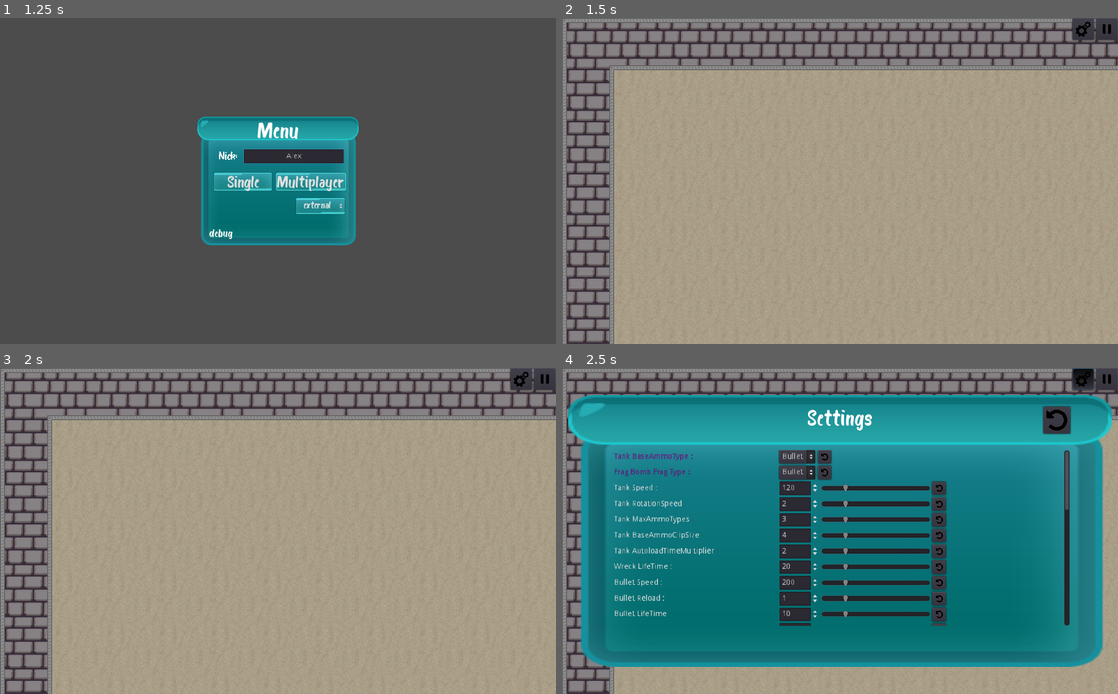
Above: before the commit, frames 1-4 (two rows, left to right).
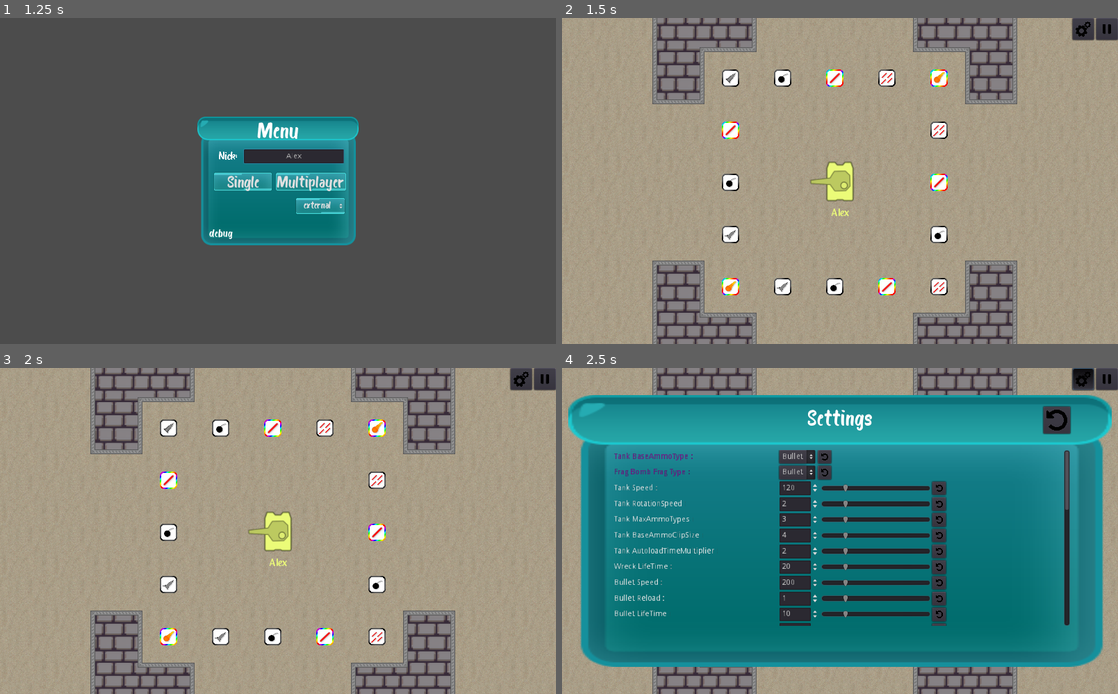
Above: after the commit, the same moments.

Repository: mm-102/godot_tanks
Game: Godot game, scene res://GameModeMaster.tscn
Two runs of this game, one before a commit and one after it. Both use one fixed random seed, a clock stepped at 60 frames per second and the inputs below. Sound files missing from this copy of the repository are replaced by a short silence.
Inputs (mouse positions are in pixels of both pictures, inside the frame that each line leads up to):
- Up to frame 1 (1.25 s): click (294, 154) at 0.52 s; type "Alex" at 0.6 s
- Up to frame 2 (1.5 s): click "Single" at 1.25 s
- Up to frame 3 (2 s): no input
- Up to frame 4 (2.5 s): click (1084, 377) at 2 s

Frame 1 is identical in both runs. In frame 2, 32% of the frame differs, in the area x 0-100%, y 0-100%; in frame 3, 32%; in frame 4, 13%.

Commit message:
Fix to proper rotation of wall checker 🐛

Diff:
--- a/Player/Tank/Tank2.tscn
+++ b/Player/Tank/Tank2.tscn
@@ -46,4 +46,7 @@
 align = 1
 autowrap = true
 
+[node name="Camera2D" type="Camera2D" parent="."]
+current = true
+
 [connection signal="timeout" from="MultiplayerManager/SendTimer" to="MultiplayerManager" method="_on_SendTimer_timeout"]
--- a/Player/Tank/TankTops/gun_inside_wall_checker.gd
+++ b/Player/Tank/TankTops/gun_inside_wall_checker.gd
@@ -20,6 +20,6 @@
 
 func call_highlight(ray, collider):
 	var collider_position = ray.get_collision_point()
-	var angle = self.position.angle_to_point(ray.cast_to)
+	var angle = get_parent().global_rotation
 	var offset = Vector2.RIGHT.rotated(angle) * 0.1
 	collider.highlight(collider_position + offset)
--- a/Player/Tank/TankTops/top.gd
+++ b/Player/Tank/TankTops/top.gd
@@ -3,7 +3,11 @@
 export(Ammunition.TYPES) var turret_type
 export(PackedScene) var shootable_tscn
 var is_shooting_locked = false
-var shooter: Tank = null
+var shooter: Tank = null setget set_shooter
+func set_shooter(new):
+	shooter = new
+	color = shooter.color
+var color: Color = Color.white
 onready var spawn_point = $RotateAtMouse/ProjectileSpawnPoint
 onready var turret_transform = $RotateAtMouse
 onready var gun_checker = $RotateAtMouse/GunInsideWallChecker
@@ -29,7 +33,7 @@
 	shootable_data.position = spawn_point.global_position
 	shootable_data.rotation = turret_transform.global_rotation + PI * 0.5
 	shootable_data.shooter = shooter
-	shootable_data.color = shooter.color
+	shootable_data.color = color
 	bullet_inst.setup(shootable_data)
 	get_tree().get_root().add_child(bullet_inst)
 	#shot_successful()
